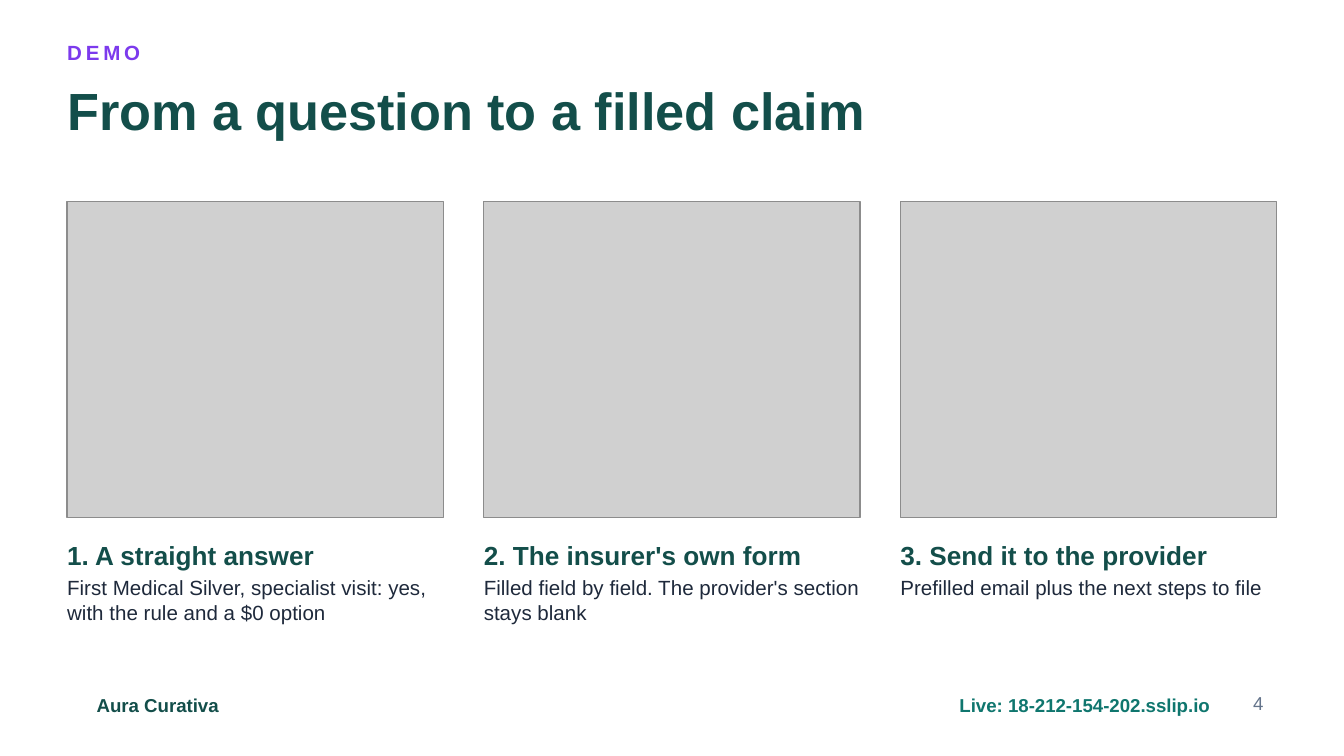
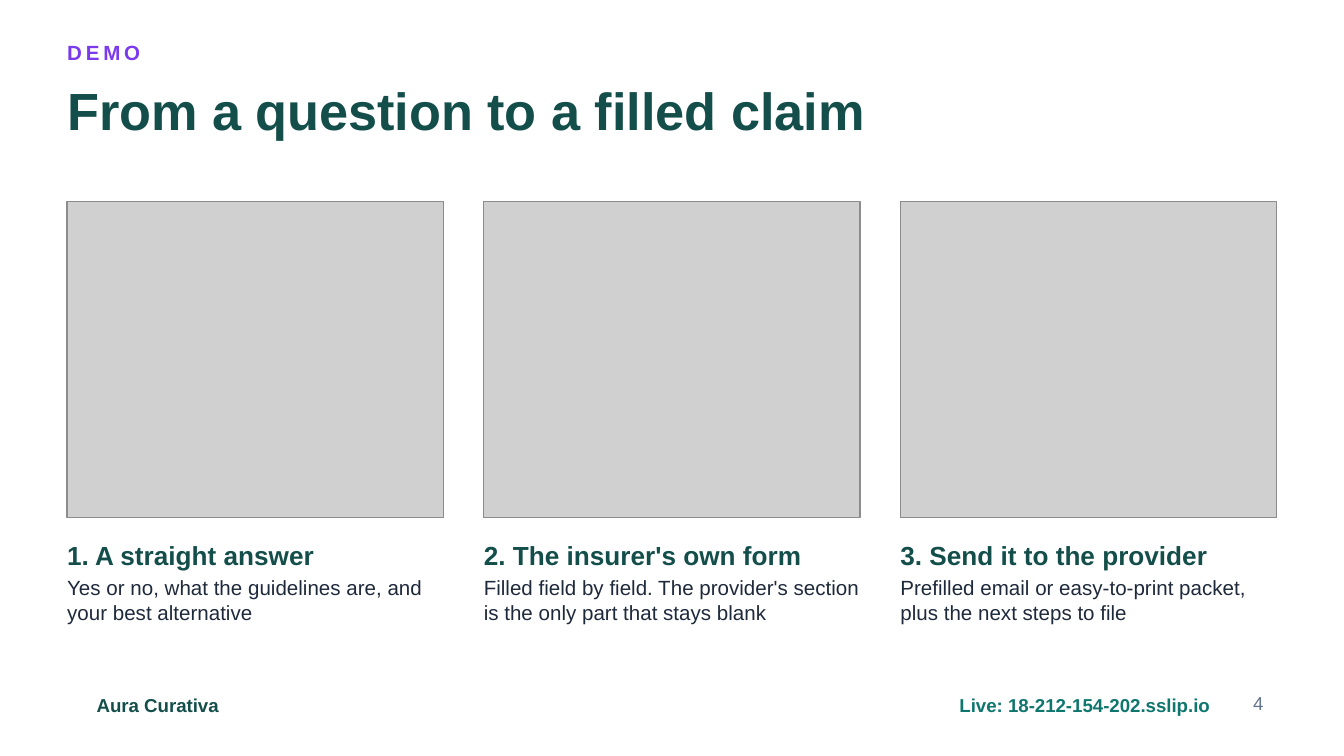
Before and after one commit to jdreben/aura-curativa, a slide deck: slide 4 of docs/slides/aura-curativa-deck.pptx. Drawn at 1344x756 pixels with LibreOffice and Linux fonts; fonts in the diff are those of the drawing; grey boxes stand for pictures; background and template pictures are left out. Boxes give left, top, right and bottom in pixels: in the first picture for what was removed or moved away, otherwise in the second. Text is boxed around its words. In the diff, an @@ line names an element or a change of style, - is before the commit and + after.

```diff
--- a/docs/slides/aura-curativa-deck.pptx
+++ b/docs/slides/aura-curativa-deck.pptx
@@ text at (67,580,422,625): text changed @@
-First Medical Silver, specialist visit: yes, with the rule and a $0 option
+Yes or no, what the guidelines are, and your best alternative
@@ text at (484,580,859,625): text changed @@
-Filled field by field. The provider's section stays blank
+Filled field by field. The provider's section is the only part that stays blank
@@ text at (900,580,1245,625): text changed @@
-Prefilled email plus the next steps to file
+Prefilled email or easy-to-print packet, plus the next steps to file
```
Also in this commit, not shown: 5 other slides changed, 1 other file.
